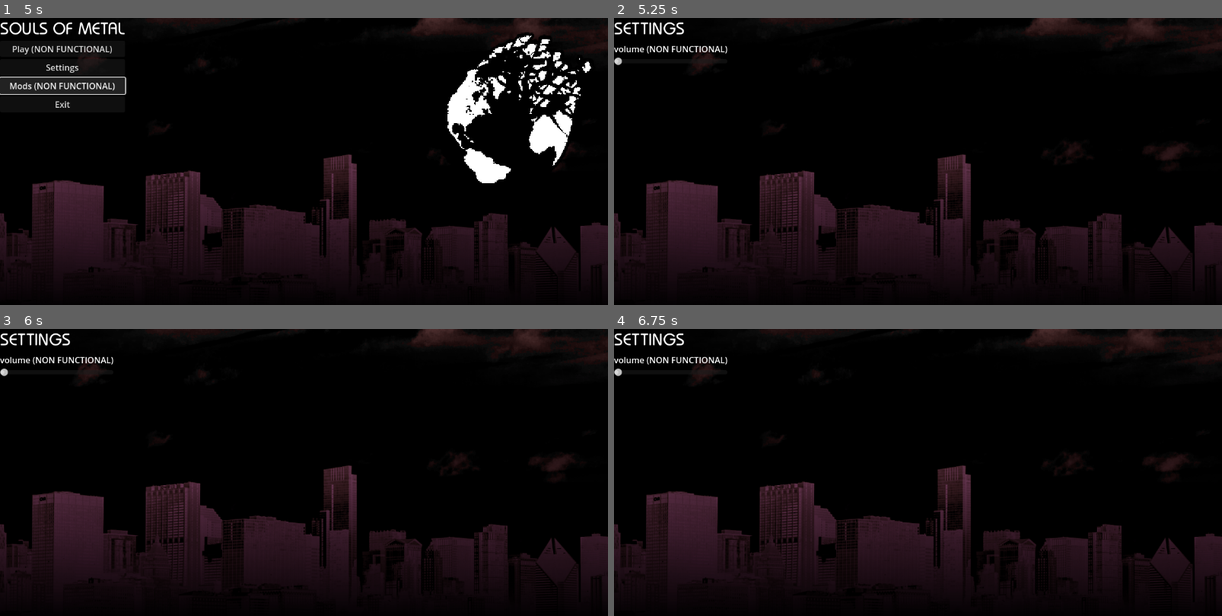
Above: before the commit, frames 1-4 (two rows, left to right).
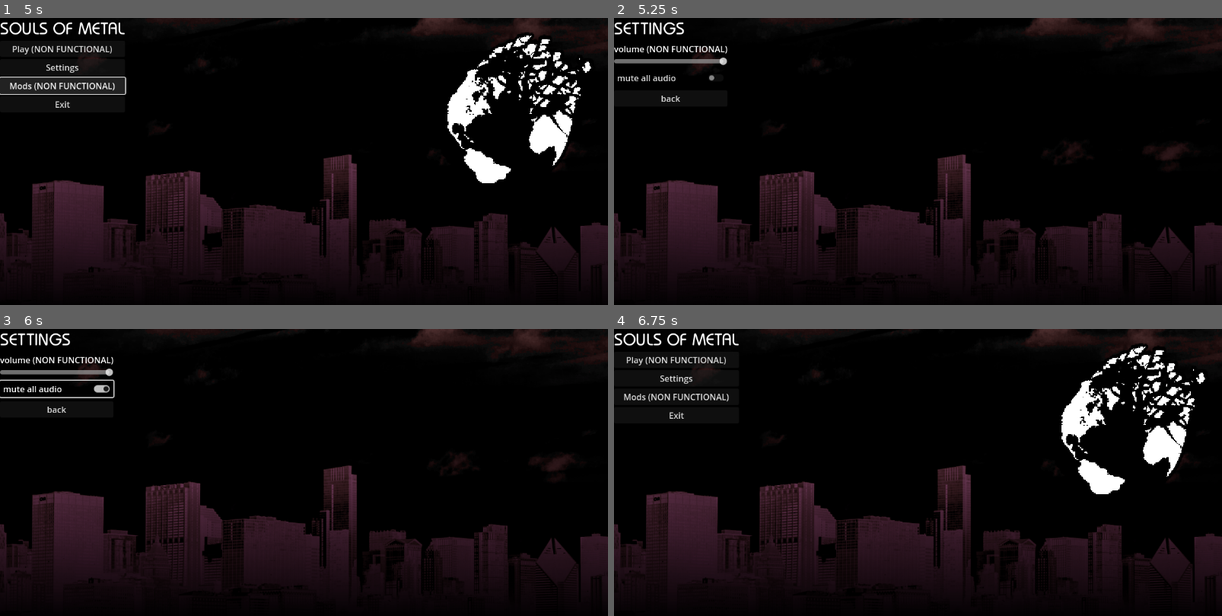
Above: after the commit, the same moments.

Repository: inklinsworld/souls-of-metal-godot-edition
Game: Godot game, scene res://scenes/main_menu.tscn
Two runs of this game, one before a commit and one after it. Both use one fixed random seed, a clock stepped at 60 frames per second and the inputs below.
Inputs (mouse positions are in pixels of both pictures, inside the frame that each line leads up to):
- Up to frame 1 (5 s): click "Play (NON FUNCTIONAL)" at 0.5 s; click "Play (NON FUNCTIONAL)" at 1.25 s; click "Mods (NON FUNCTIONAL)" at 2 s; click "Mods (NON FUNCTIONAL)" at 2.75 s; click "Play (NON FUNCTIONAL)" at 3.5 s; click "Mods (NON FUNCTIONAL)" at 4.25 s
- Up to frame 2 (5.25 s): click "Settings" at 5 s
- Up to frame 3 (6 s): click (54, 389) at 5.75 s, where only the run after the commit has a clickable "mute all audio"
- Up to frame 4 (6.75 s): click (668, 409) at 6.5 s, where only the run after the commit has a clickable "back"

Frame 1 is identical in both runs. In frame 2, 0.5% of the frame differs, in the area x 0-19%, y 13-30%; in frame 3, 0.7%; in frame 4, 4.6%, in the area x 0-98%, y 1-58%.

Commit message:
added backing out of the pause menu

Diff:
--- a/scenes/main_menu.tscn
+++ b/scenes/main_menu.tscn
@@ -1,9 +1,10 @@
-[gd_scene load_steps=6 format=3 uid="uid://y0sv0jbg2p80"]
+[gd_scene load_steps=7 format=3 uid="uid://y0sv0jbg2p80"]
 
 [ext_resource type="Script" uid="uid://xw76jkmw533g" path="res://scripts/control.gd" id="1_06t4h"]
 [ext_resource type="Texture2D" uid="uid://pcqsb1jhdiil" path="res://art/menu.png" id="2_fu7sn"]
 [ext_resource type="Texture2D" uid="uid://66cvkbm623s3" path="res://art/logo.png" id="3_glbon"]
 [ext_resource type="FontFile" uid="uid://bajhk8ivivhpe" path="res://art/font.ttf" id="3_jix8l"]
+[ext_resource type="AudioStream" uid="uid://cj5cgfgvlqnjb" path="res://music/Katyusha.mp3" id="5_8ln24"]
 
 [sub_resource type="LabelSettings" id="LabelSettings_7vrkn"]
 font = ExtResource("3_jix8l")
@@ -72,7 +73,29 @@
 
 [node name="HSlider" type="HSlider" parent="settings"]
 layout_mode = 2
+value = 100.0
+
+[node name="Control2" type="Control" parent="settings"]
+layout_mode = 2
+
+[node name="CheckButton" type="CheckButton" parent="settings"]
+layout_mode = 2
+text = "mute all audio"
+
+[node name="Control3" type="Control" parent="settings"]
+layout_mode = 2
+
+[node name="Button" type="Button" parent="settings"]
+layout_mode = 2
+text = "back"
+
+[node name="Katyusha" type="AudioStreamPlayer" parent="."]
+stream = ExtResource("5_8ln24")
+autoplay = true
+parameters/looping = true
 
 [connection signal="pressed" from="base_menu/Button2" to="." method="_on_button_2_pressed"]
 [connection signal="pressed" from="base_menu/Button3" to="." method="_on_button_3_pressed"]
 [connection signal="value_changed" from="settings/HSlider" to="." method="_on_h_slider_value_changed"]
+[connection signal="toggled" from="settings/CheckButton" to="." method="_on_check_button_toggled"]
+[connection signal="pressed" from="settings/Button" to="." method="_on_button_pressed"]
